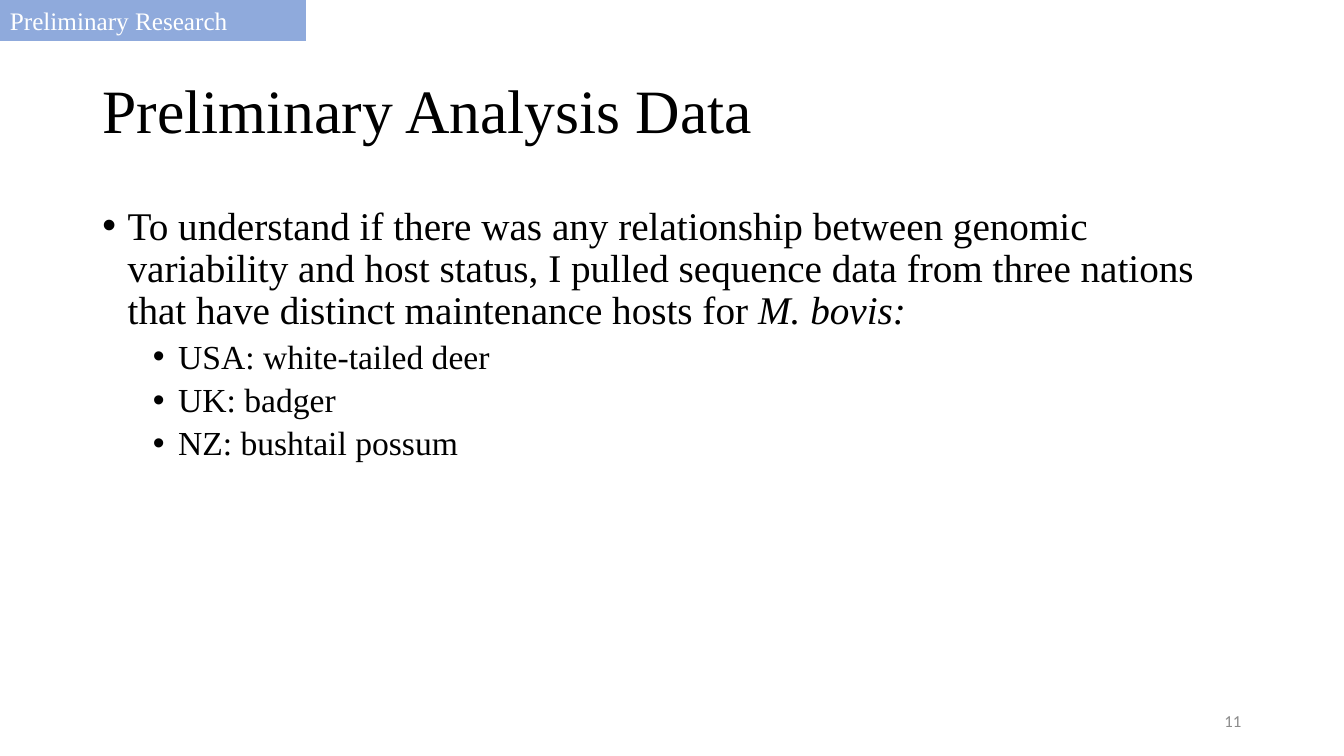
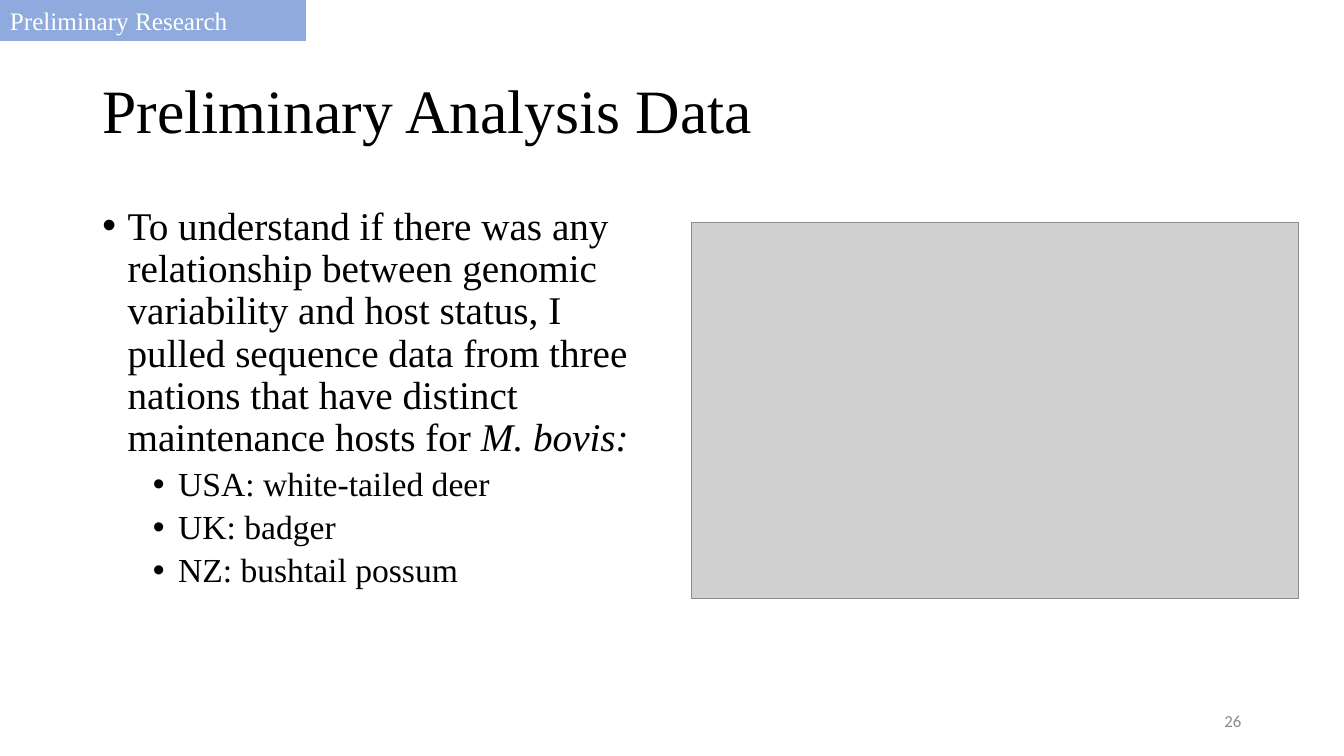
Before and after one commit to salvadorlab/Bovis-PangenomeOfReservoirs, a slide deck: slide 26 of Resources/2021_committeemeeting.pptx (slide 11 before the commit). Drawn at 1344x756 pixels with LibreOffice and Linux fonts; fonts in the diff are those of the drawing; grey boxes stand for pictures. Boxes give left, top, right and bottom in pixels: in the first picture for what was removed or moved away, otherwise in the second. Text is boxed around its words. In the diff, an @@ line names an element or a change of style, - is before the commit and + after.

```diff
--- a/Resources/2021_committeemeeting.pptx
+++ b/Resources/2021_committeemeeting.pptx
@@ text "To understand if there was ..." rewrapped from [128, 212, 1194, 462] to [128, 212, 629, 589] @@
@@ picture added at [692, 223, 1300, 598] @@
@@ page number at [1224, 716, 1241, 727]: text changed @@
-11
+26
```
Also in this commit, not shown: 8 other slides changed, 15 slides added, 1 slide removed.
